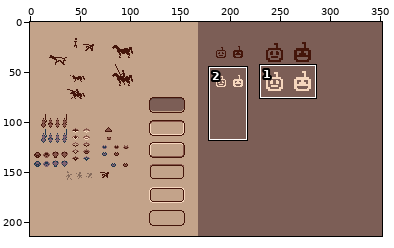
A pixel-art file gets an edit: everything.aseprite. The picture above shows the old version from afar; the outline marks the close-up.
Close-up. Before the commit:
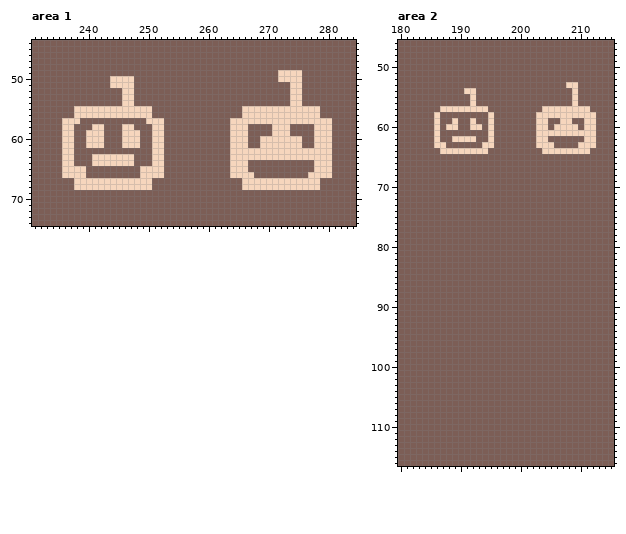
352x214 pixels, 1 frame. Shown: area 1: x 231..284, y 44..74; area 2: x 180..215, y 46..116. The commit also changed other parts of the picture, which this record leaves out.
After the commit:
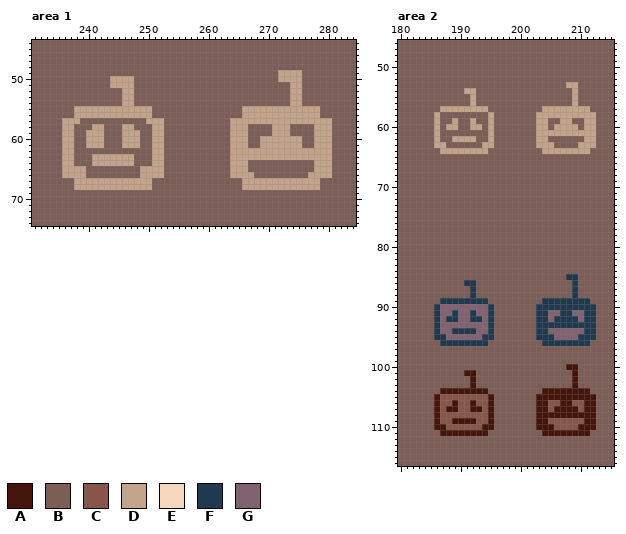
Palette (. is transparent): A #44150a  B #7c5e56  C #87564b  D #c3a38a  E #f6d6bd  F #20394f  G #816271
From old to new:
Changed rows in their new state; - is an unchanged pixel.
Area 1, layer "Foreground":
first column x 236:
49 ------------------------------------DDDD-----
50 --------DDDD------------------------DDDD-----
51 --------DDDD--------------------------DD-----
52 ----------DD--------------------------DD-----
53 ----------DD--------------------------DD-----
54 ----------DD--------------------------DD-----
55 --DDDDDDDDDDDDD---------------DDDDDDDDDDDDD--
56 --DDDDDDDDDDDDD---------------DDDDDDDDDDDDD--
57 DDD-----------DDD-----------DDDDDDDDDDDDDDDDD
58 DD---DD---DD---DD-----------DDD----DDD----DDD
59 DD--DDD---DDD--DD-----------DDD----DDD----DDD
60 DD--DDD---DDD--DD-----------DDD--DDDDDDD--DDD
61 DD--DDD---DDD--DD-----------DDD--DDDDDDD--DDD
62 DD-------------DD-----------DDDDDDDDDDDDDDDDD
63 DD---DDDDDDD---DD-----------DDDDDDDDDDDDDDDDD
64 DD---DDDDDDD---DD-----------DDD-----------DDD
65 DDDD---------DDDD-----------DDD-----------DDD
66 DDDD---------DDDD-----------DDDD---------DDDD
67 --DDDDDDDDDDDDD---------------DDDDDDDDDDDDD--
68 --DDDDDDDDDDDDD---------------DDDDDDDDDDDDD--
Area 2, layer "Foreground":
first column x 186:
 53 ----------------------DD---
 54 -----DD----------------D---
 55 ------D----------------D---
 56 ------D----------------D---
 57 -DDDDDDDD---------DDDDDDDD-
 58 D--------D-------DDDDDDDDDD
 59 D--D--D--D-------DD--DD--DD
 60 D-DD--DD-D-------DD-DDDD-DD
 61 D--------D-------DDDDDDDDDD
 62 D--DDDD--D-------DD------DD
 63 DD------DD-------DDD----DDD
 64 -DDDDDDDD---------DDDDDDDD-
first column x 186:
 85 ----------------------FF---
 86 -----FF----------------F---
 87 ------F----------------F---
 88 ------F----------------F---
 89 -FFFFFFFF---------FFFFFFFF-
 90 FGGGGGGGGF-------FFFFFFFFFF
 91 FGGFGGFGGF-------FFGGFFGGFF
 92 FGFFGGFFGF-------FFGFFFFGFF
 93 FGGGGGGGGF-------FFFFFFFFFF
 94 FGGFFFFGGF-------FFGGGGGGFF
 95 FFGGGGGGFF-------FFFGGGGFFF
 96 -FFFFFFFF---------FFFFFFFF-
first column x 186:
100 ----------------------AA---
101 -----AA----------------A---
102 ------A----------------A---
103 ------A----------------A---
104 -AAAAAAAA---------AAAAAAAA-
105 ACCCCCCCCA-------AAAAAAAAAA
106 ACCACCACCA-------AACCAACCAA
107 ACAACCAACA-------AACAAAACAA
108 ACCCCCCCCA-------AAAAAAAAAA
109 ACCAAAACCA-------AACCCCCCAA
110 AACCCCCCAA-------AAACCCCAAA
111 -AAAAAAAA---------AAAAAAAA-
